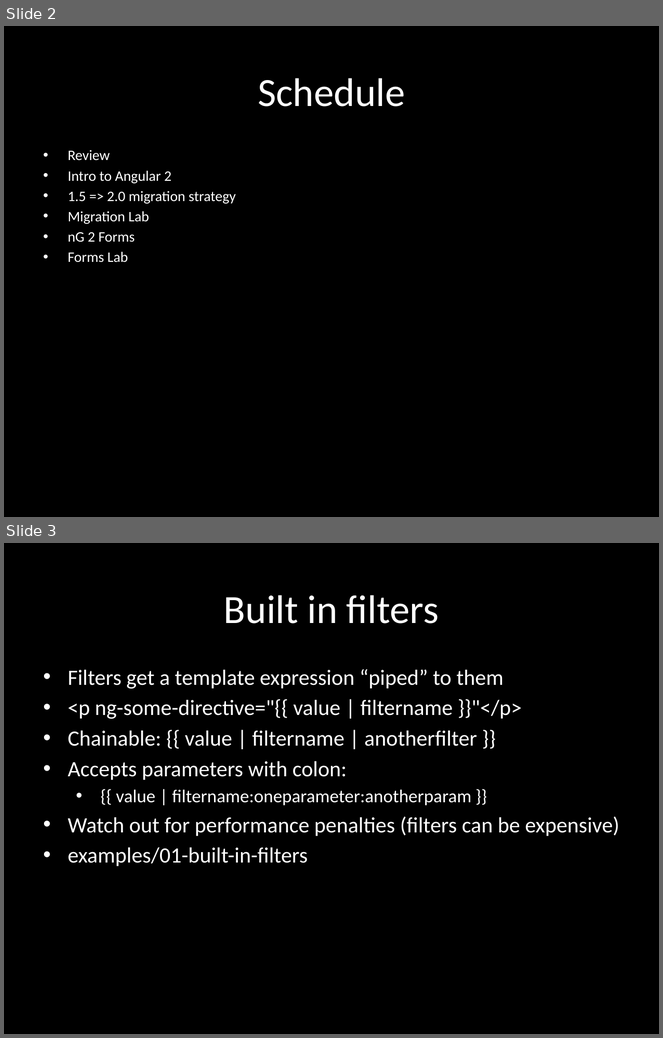
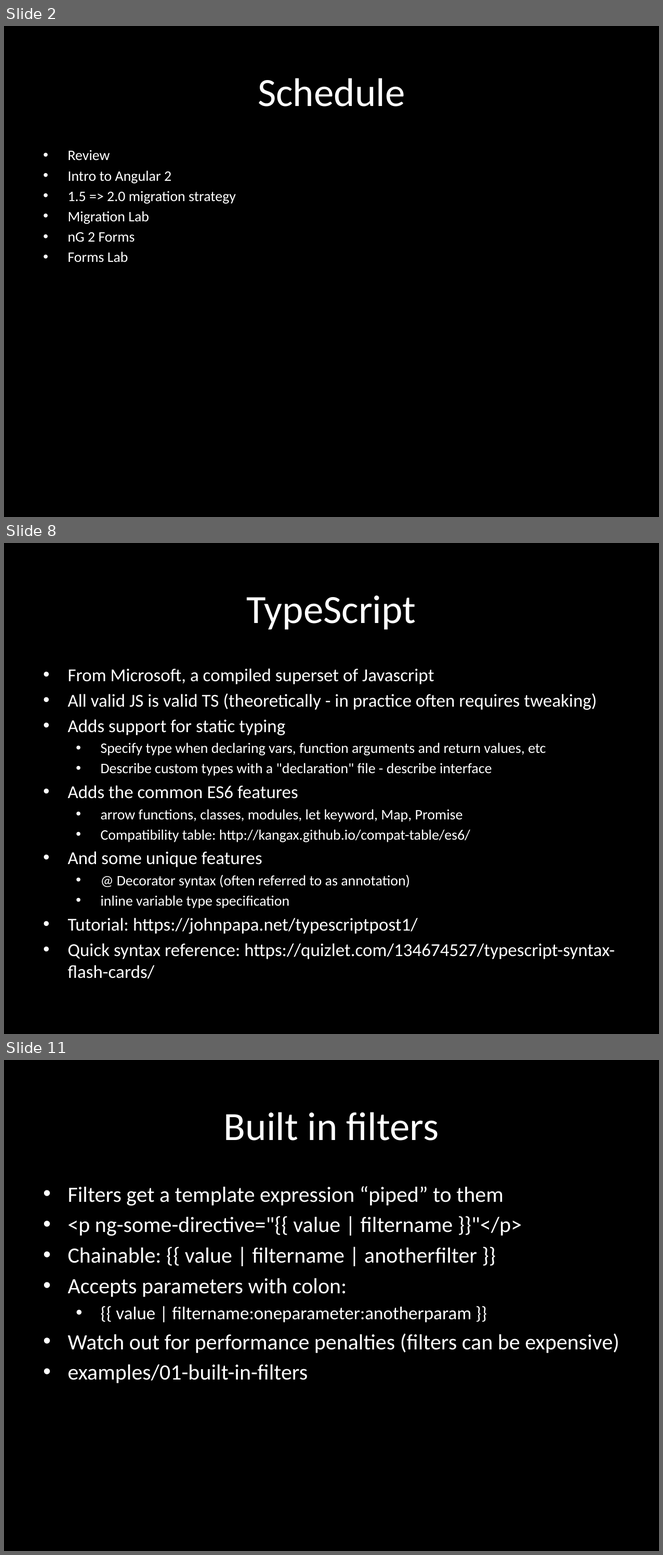
Before and after one commit to eliasjames/training-angular, a slide deck: slides/Angular Slides Day 3.pptx. Shown one above the other, each under a label of ours: slides 2 and 3 before the commit, slides 2, 8 and 11 after it; the slides between them are not shown. The pictures are 663x1038 and 663x1555 pixels, drawn with LibreOffice and Linux fonts; fonts in the diff are those of the drawing. Boxes give left, top, right and bottom in pixels: in the first picture for what was removed or moved away, otherwise in the second. Text is boxed around its words. In the diff, an @@ line names an element or a change of style, - is before the commit and + after.

```diff
--- a/slides/Angular Slides Day 3.pptx
+++ b/slides/Angular Slides Day 3.pptx
@@ slide 8 added at box(4, 543, 659, 1034), background #000000 @@
@@ title added at box(247, 596, 416, 630), 44 pt, text #FFFFFF @@
+TypeScript
@@ subtitle added at box(68, 668, 615, 979), 16 pt, text #FFFFFF @@
+• From Microsoft, a compiled superset of Javascript
+• All valid JS is valid TS (theoretically - in practice often requires tweaking)
+• Adds support for static typing
+  • Specify type when declaring vars, function arguments and return values, etc
+  • Describe custom types with a "declaration" file - describe interface
+• Adds the common ES6 features
+  • arrow functions, classes, modules, let keyword, Map, Promise
+  • Compatibility table: http://kangax.github.io/compat-table/es6/
+• And some unique features
+  • @ Decorator syntax (often referred to as annotation)
+  • inline variable type specification
+• Tutorial: https://johnpapa.net/typescriptpost1/
+• Quick syntax reference: https://quizlet.com/134674527/typescript-syntax-flash-cards/
@@ what was slide 3 is now slide 11 @@
```
Also in this commit, not shown: 7 other slides added, 1 other file.
